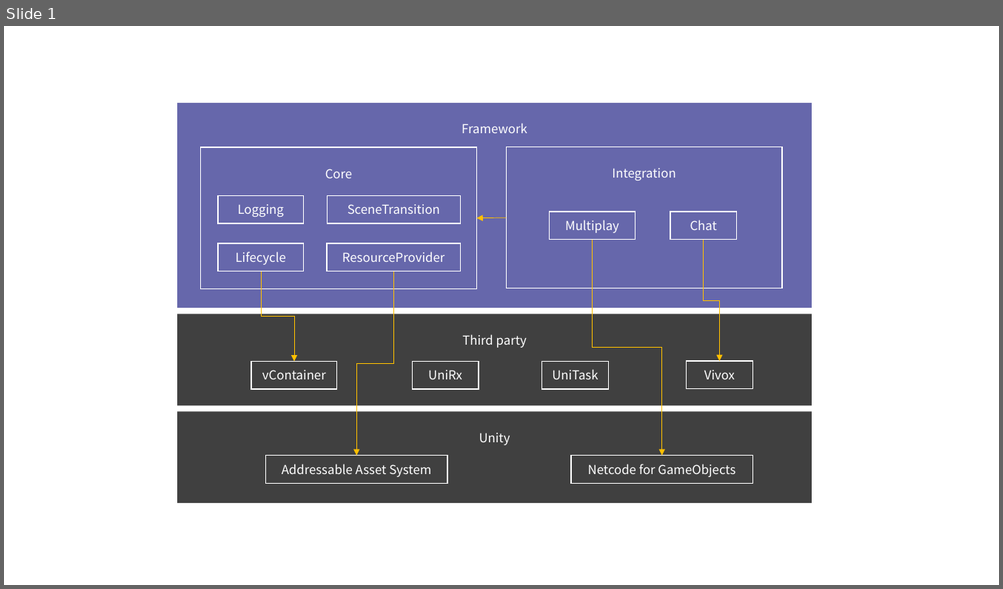
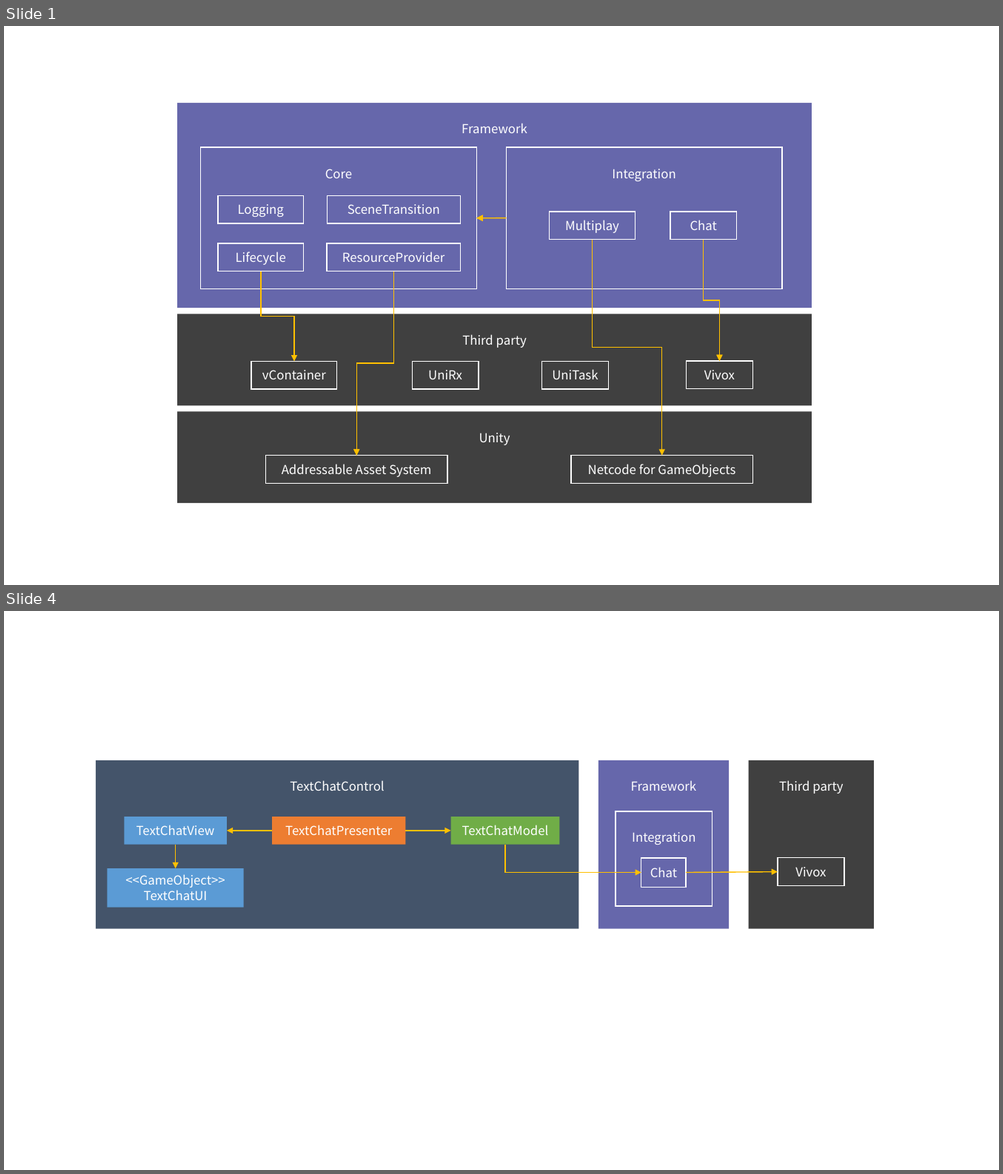
Before and after one commit to extreal-dev/Extreal.Guide, a slide deck: work/work.pptx. Shown one above the other, each under a label of ours: slide 1 before the commit, slides 1 and 4 after it; the slides between them are not shown. The pictures are 1003x589 and 1003x1174 pixels, drawn with LibreOffice and Linux fonts; fonts in the diff are those of the drawing. Boxes give left, top, right and bottom in pixels: in the first picture for what was removed or moved away, otherwise in the second. Text is boxed around its words. In the diff, an @@ line names an element or a change of style, - is before the commit and + after.

```diff
--- a/work/work.pptx
+++ b/work/work.pptx
@@ slide 4 added at box(4, 611, 999, 1170), background #FFFFFF @@
@@ rectangle added at box(96, 760, 578, 929), fill #44546A, 12 pt, text #FFFFFF @@
+TextChatControl
@@ rectangle added at box(599, 760, 729, 929), fill #6667AB, 12 pt, text #FFFFFF @@
+Framework
@@ rectangle added at box(748, 760, 874, 929), fill #404040, 12 pt, text #FFFFFF @@
+Third party
@@ rectangle added at box(124, 817, 226, 845), fill #5B9BD5, 12 pt, text #FFFFFF @@
+TextChatView
@@ arrow added from (272, 831) to (227, 831), #FFC000 1 pt @@
@@ rectangle added at box(272, 817, 405, 845), fill #ED7D31, 12 pt, text #FFFFFF @@
+TextChatPresenter
@@ arrow added from (405, 831) to (451, 831), #FFC000 1 pt @@
@@ rectangle added at box(451, 817, 560, 845), fill #70AD47, 12 pt, text #FFFFFF @@
+TextChatModel
@@ rectangle added at box(615, 812, 712, 906), fill #6667AB, outline #FFFFFF 1 pt, 12 pt, text #FFFFFF @@
+Integration
@@ arrow added from (176, 845) to (176, 869), #FFC000 1 pt @@
@@ elbow arrow added from (506, 845) to (641, 873), #FFC000 1 pt @@
@@ rectangle added at box(107, 869, 244, 907), fill #5B9BD5, 12 pt, text #FFFFFF @@
+<<GameObject>>
+TextChatUI
@@ rectangle added at box(641, 858, 686, 887), fill #6667AB, outline #FFFFFF 1 pt, 12 pt, text #FFFFFF @@
+Chat
@@ arrow added from (686, 873) to (778, 872), #FFC000 1 pt @@
@@ rectangle added at box(778, 858, 844, 886), fill #404040, outline #FFFFFF 1 pt, 12 pt, text #FFFFFF @@
+Vivox
@@ slide 1 changed as well @@
@@ arrow added from (506, 218) to (476, 218), #FFC000 0.5 pt @@
@@ arrow added from (506, 218) to (476, 218), #FFC000 1 pt @@
```
Also in this commit, not shown: 2 other slides added, 1 slide removed, 5 other files.
